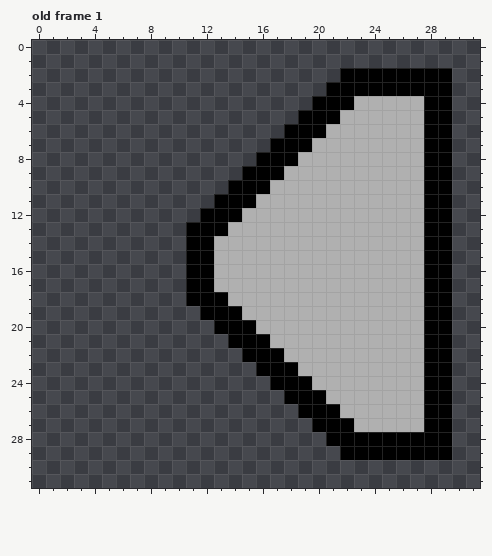
Two states of a pixel-art file, 과거시험 시제/이미지 작업/interface/enhance/enhance_left.aseprite. The first picture shows the starting point.
32x32 pixels, 1 frame. Shown: old frame 1.
And afterwards:
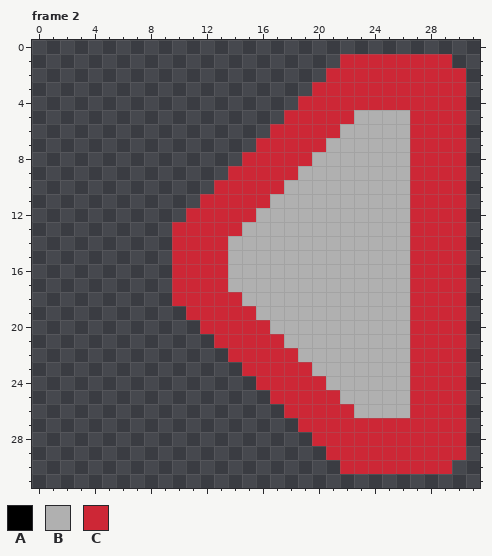
Palette (. is transparent): A #000000  B #b0b0b0  C #cd2736
A new or re-ordered frame is compared with the old frame closest to it.
The exact change:
frames 1 -> 2
Frame 2 is new; against old frame 1:
The author put colour C in row 1 at x 22 to 29; in row 2 at x 21 and 30; in row 3 at x 20 and 30; in row 4 at x 19 and 30; in row 5 at x 18 and 30; in row 6 at x 17 and 30.
The author put colour C in row 7 at x 16 and 30; in row 8 at x 15 and 30; in row 9 at x 14 and 30; in row 10 at x 13 and 30; in row 11 at x 12 and 30; in row 12 at x 11 and 30.
The author put colour C in rows 13 to 18 at x 10 and 30; in row 19 at x 11 and 30; in row 20 at x 12 and 30; in row 21 at x 13 and 30; in row 22 at x 14 and 30; in row 23 at x 15 and 30.
The author put colour C in row 24 at x 16 and 30; in row 25 at x 17 and 30; in row 26 at x 18 and 30; in row 27 at x 19 and 30; in row 28 at x 20 and 30; in row 29 at x 21 and 30.
The author put colour C in row 30 at x 22 to 29.
Colour A becomes colour C in row 2 at x 22 to 29; in row 3 at x 21 to 29; in row 4 at x 20 to 22 and 28 to 29; in row 5 at x 19 to 21 and 28 to 29; in row 6 at x 18 to 20 and 28 to 29; in row 7 at x 17 to 19 and 28 to 29.
Colour A becomes colour C in row 8 at x 16 to 18 and 28 to 29; in row 9 at x 15 to 17 and 28 to 29; in row 10 at x 14 to 16 and 28 to 29; in row 11 at x 13 to 15 and 28 to 29; in row 12 at x 12 to 14 and 28 to 29; in row 13 at x 11 to 13 and 28 to 29.
Colour A becomes colour C in rows 14 to 17 at x 11 to 12 and 28 to 29; in row 18 at x 11 to 13 and 28 to 29; in row 19 at x 12 to 14 and 28 to 29; in row 20 at x 13 to 15 and 28 to 29; in row 21 at x 14 to 16 and 28 to 29; in row 22 at x 15 to 17 and 28 to 29.
Colour A becomes colour C in row 23 at x 16 to 18 and 28 to 29; in row 24 at x 17 to 19 and 28 to 29; in row 25 at x 18 to 20 and 28 to 29; in row 26 at x 19 to 21 and 28 to 29; in row 27 at x 20 to 22 and 28 to 29; in row 28 at x 21 to 29.
Colour A becomes colour C in row 29 at x 22 to 29.
Colour B becomes colour C in row 4 at x 23 to 27; in row 5 at x 22 and 27; in row 6 at x 21 and 27; in row 7 at x 20 and 27; in row 8 at x 19 and 27; in row 9 at x 18 and 27.
Colour B becomes colour C in row 10 at x 17 and 27; in row 11 at x 16 and 27; in row 12 at x 15 and 27; in row 13 at x 14 and 27; in rows 14 to 17 at x 13 and 27; in row 18 at x 14 and 27.
Colour B becomes colour C in row 19 at x 15 and 27; in row 20 at x 16 and 27; in row 21 at x 17 and 27; in row 22 at x 18 and 27; in row 23 at x 19 and 27; in row 24 at x 20 and 27.
Colour B becomes colour C in row 25 at x 21 and 27; in row 26 at x 22 and 27; in row 27 at x 23 to 27.
